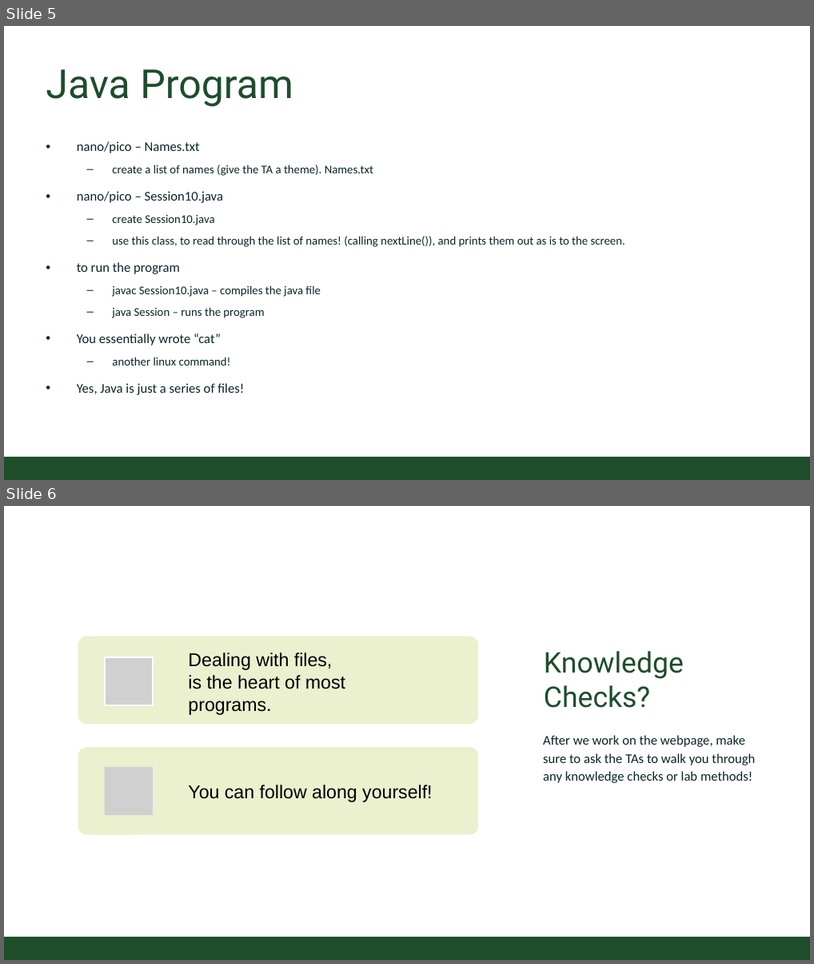
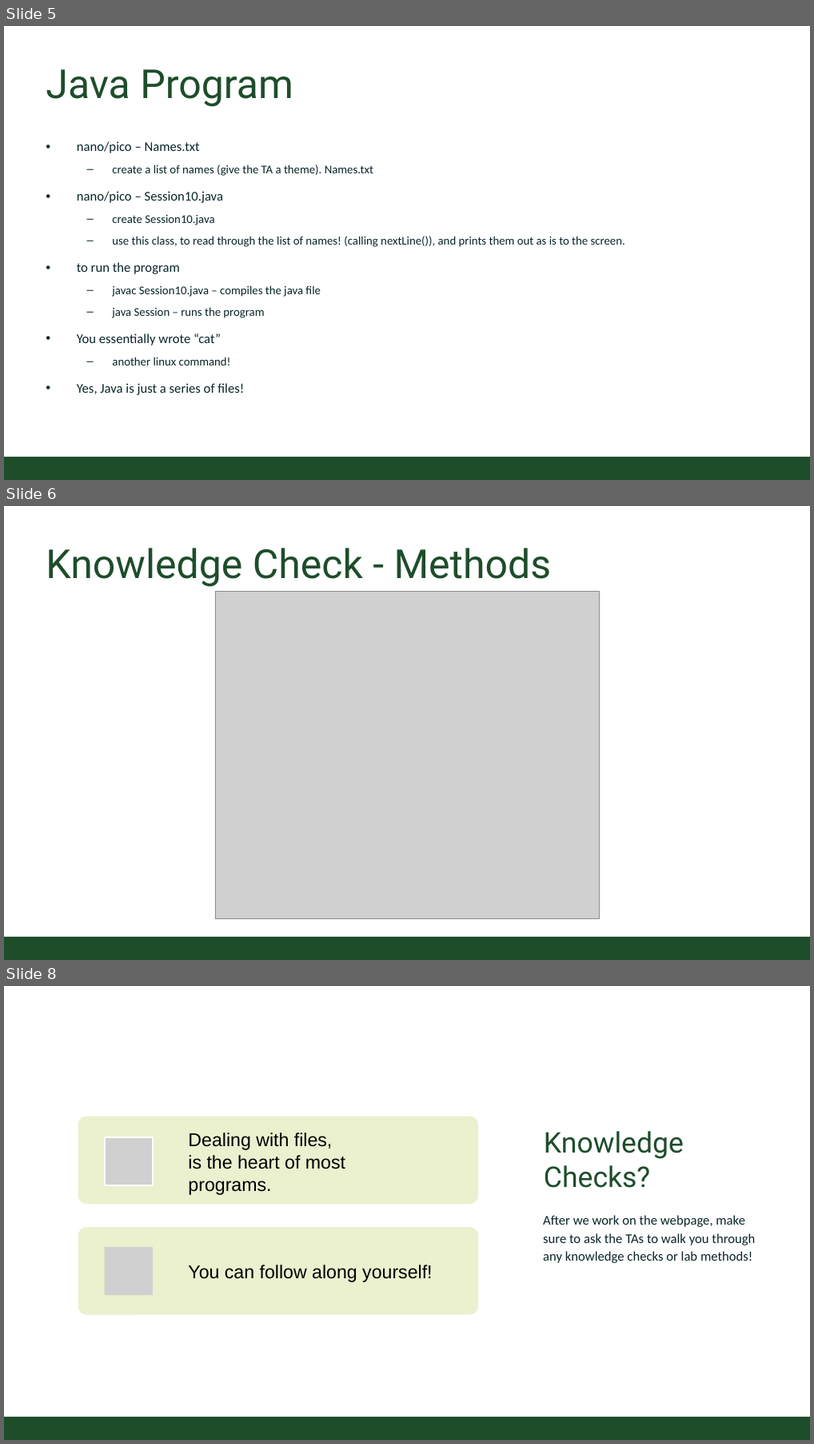
Before and after one commit to CSU-CS150/handouts, a slide deck: helpsessions/week10/week10_cookies.pptx. Shown one above the other, each under a label of ours: slides 5 and 6 before the commit, slides 5, 6 and 8 after it; the slides between them are not shown. The pictures are 814x964 and 814x1444 pixels, drawn with LibreOffice and Linux fonts; fonts in the diff are those of the drawing; grey boxes stand for pictures; background and template pictures are left out. Boxes give left, top, right and bottom in pixels: in the first picture for what was removed or moved away, otherwise in the second. Text is boxed around its words. In the diff, an @@ line names an element or a change of style, - is before the commit and + after.

Commit message:
updated week 10 with knowledge checks

```diff
--- a/helpsessions/week10/week10_cookies.pptx
+++ b/helpsessions/week10/week10_cookies.pptx
@@ slide 6 added at box(4, 506, 810, 960), background #FFFFFF; not listed: 1 template element that a slide beside it also shows @@
@@ title added at box(46, 548, 552, 587), 54 pt, text #1E4D2B @@
+Knowledge Check - Methods
@@ picture added at box(215, 592, 599, 919) @@
@@ what was slide 6 is now slide 8 @@
```
Also in this commit, not shown: 1 other slide added.
